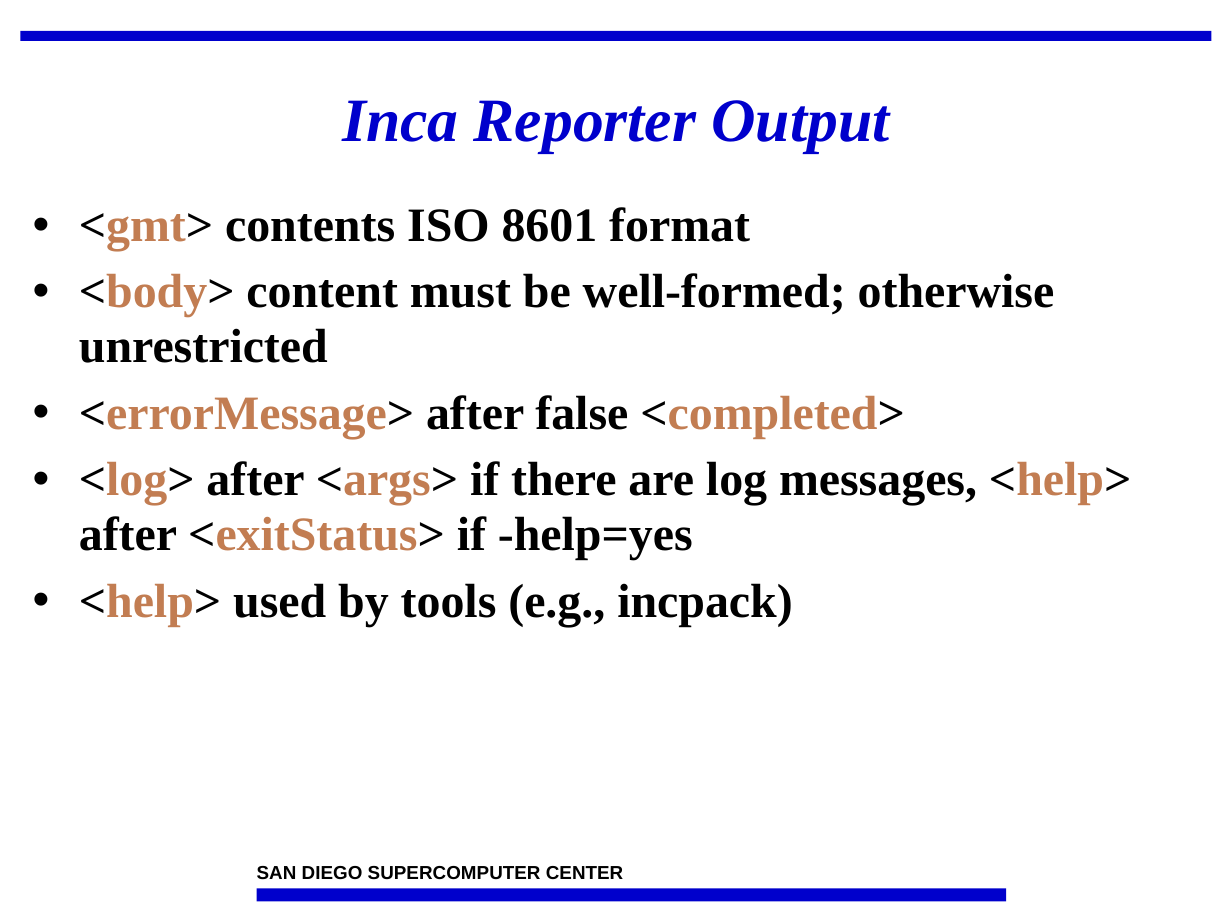
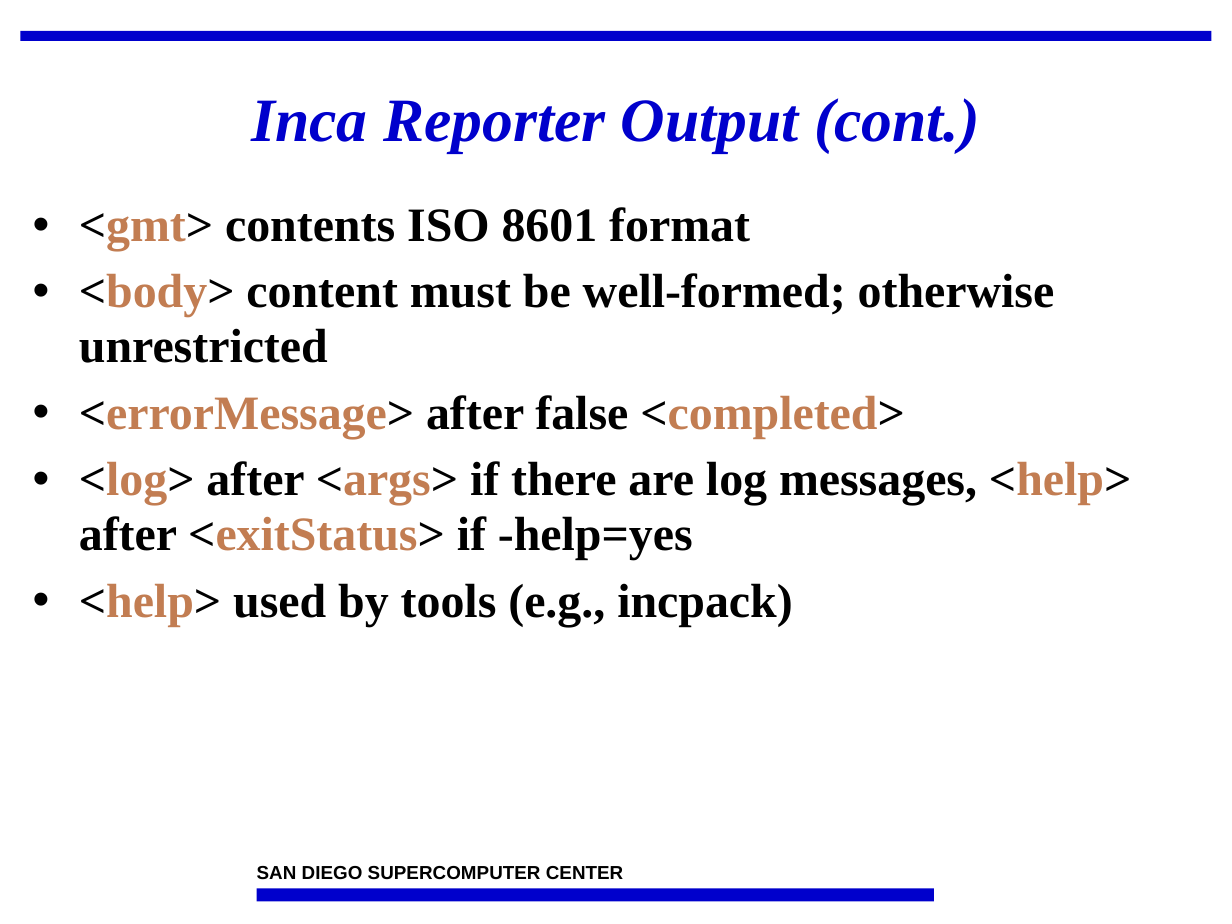
Before and after one commit to IncaProject/inca-xsede, a slide deck: slide 6 of talks/2008workshop/incaReporters.ppt. Drawn at 1232x924 pixels with LibreOffice and Linux fonts; fonts in the diff are those of the drawing; background and template pictures are left out. Boxes give left, top, right and bottom in pixels: in the first picture for what was removed or moved away, otherwise in the second. Text is boxed around its words. In the diff, an @@ line names an element or a change of style, - is before the commit and + after.

```diff
--- a/talks/2008workshop/incaReporters.ppt
+++ b/talks/2008workshop/incaReporters.ppt
@@ title at <box>251,98,980,152</box>: text changed @@
-Inca Reporter Output
+Inca Reporter Output (cont.)
@@ rectangle: place and size @@
-rectangle at <box>256,888,1005,902</box>
+rectangle at <box>256,888,934,902</box>
```
Also in this commit, not shown: 28 other slides changed.
